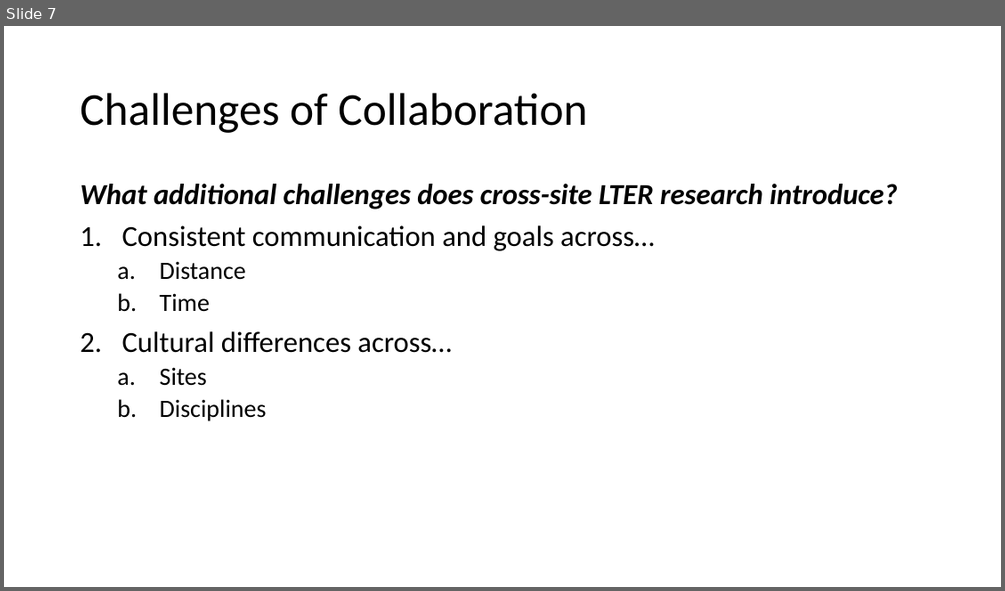
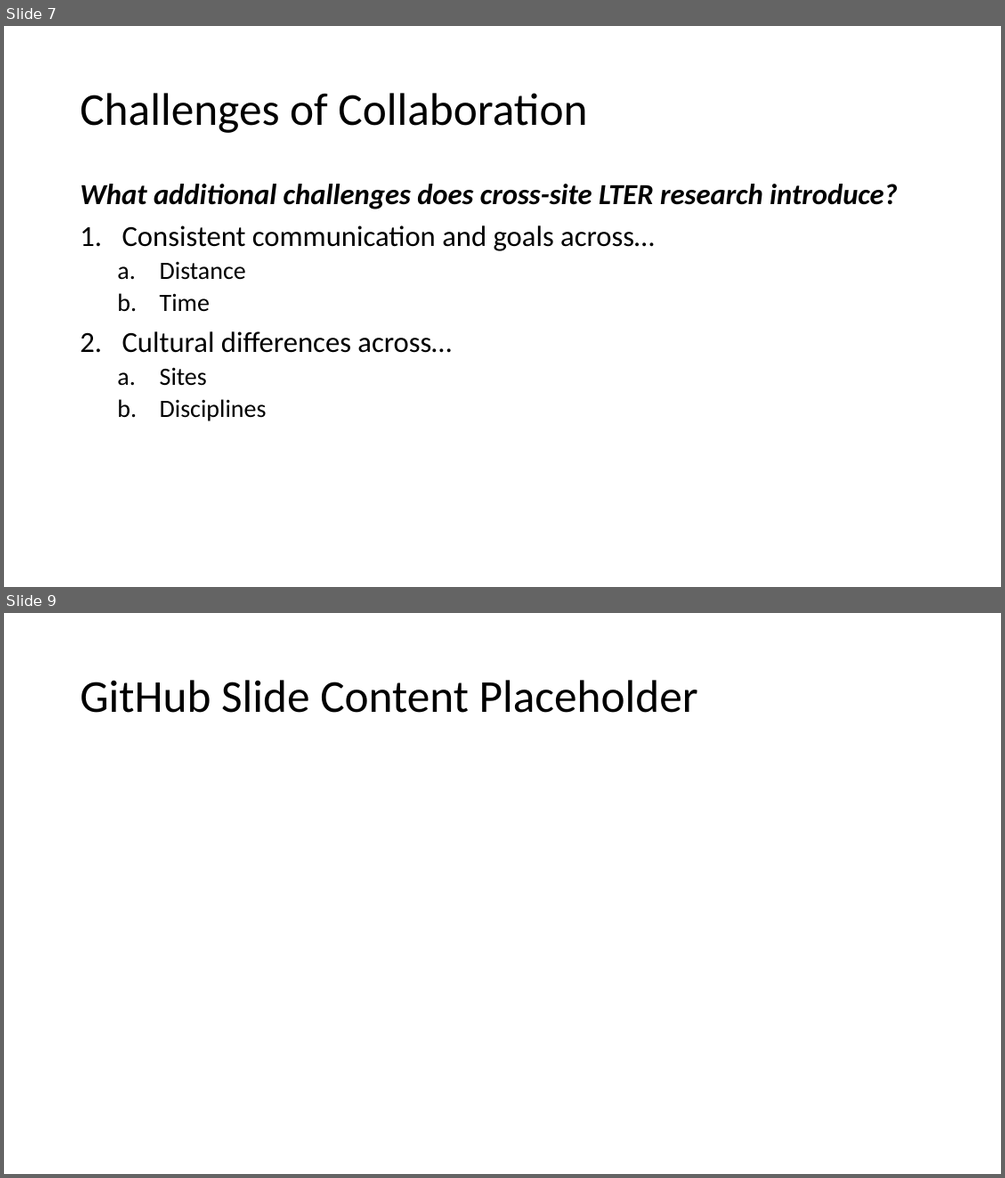
Before and after one commit to ReproducibleQM/n_commandments, a slide deck: pres_deck.pptx. Shown one above the other, each under a label of ours: slide 7 before the commit, slides 7 and 9 after it; the slides between them are not shown. The pictures are 1005x591 and 1005x1178 pixels, drawn with LibreOffice and Linux fonts; fonts in the diff are those of the drawing. Boxes give left, top, right and bottom in pixels: in the first picture for what was removed or moved away, otherwise in the second. Text is boxed around its words. In the diff, an @@ line names an element or a change of style, - is before the commit and + after.

```diff
--- a/pres_deck.pptx
+++ b/pres_deck.pptx
@@ slide 9 added at box(4, 613, 1001, 1174), background #FFFFFF @@
@@ title added at box(80, 680, 698, 713), 44 pt, text #000000 @@
+GitHub Slide Content Placeholder
```
Also in this commit, not shown: 8 other slides added.
